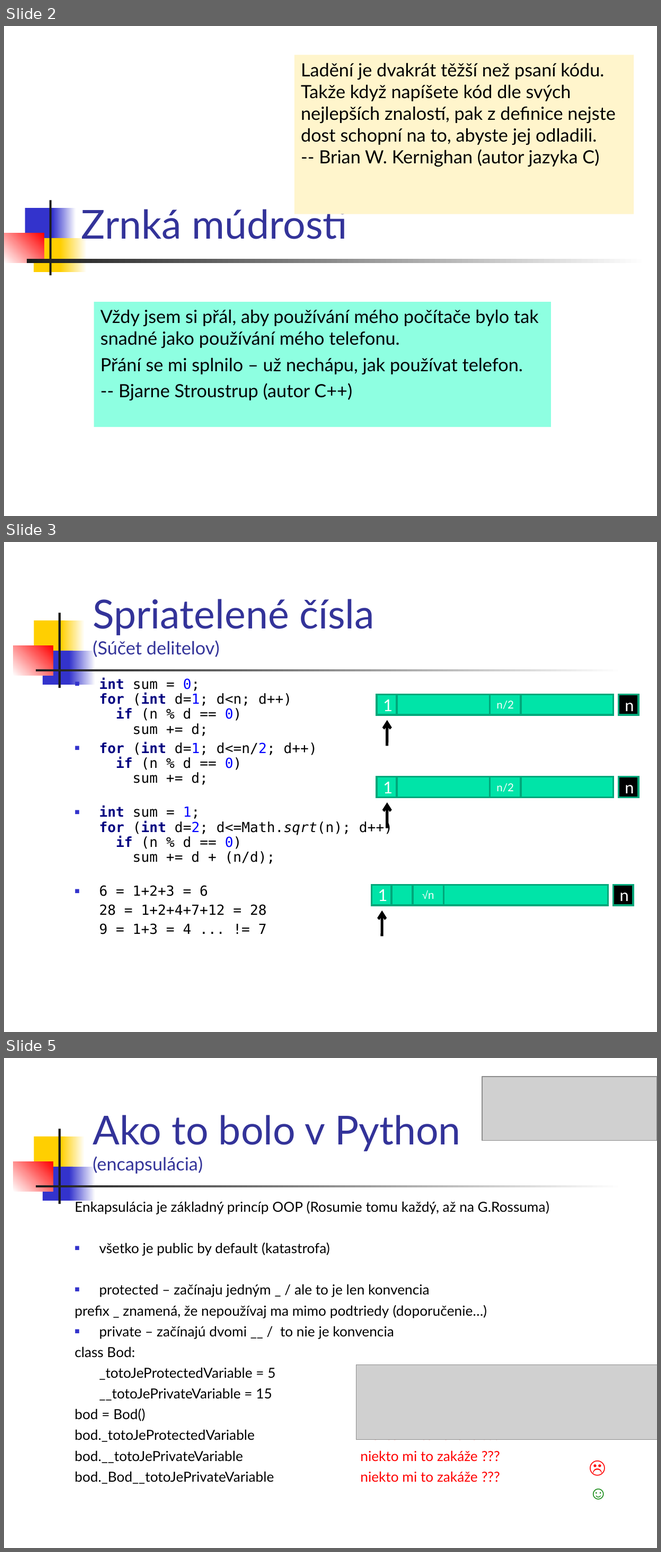
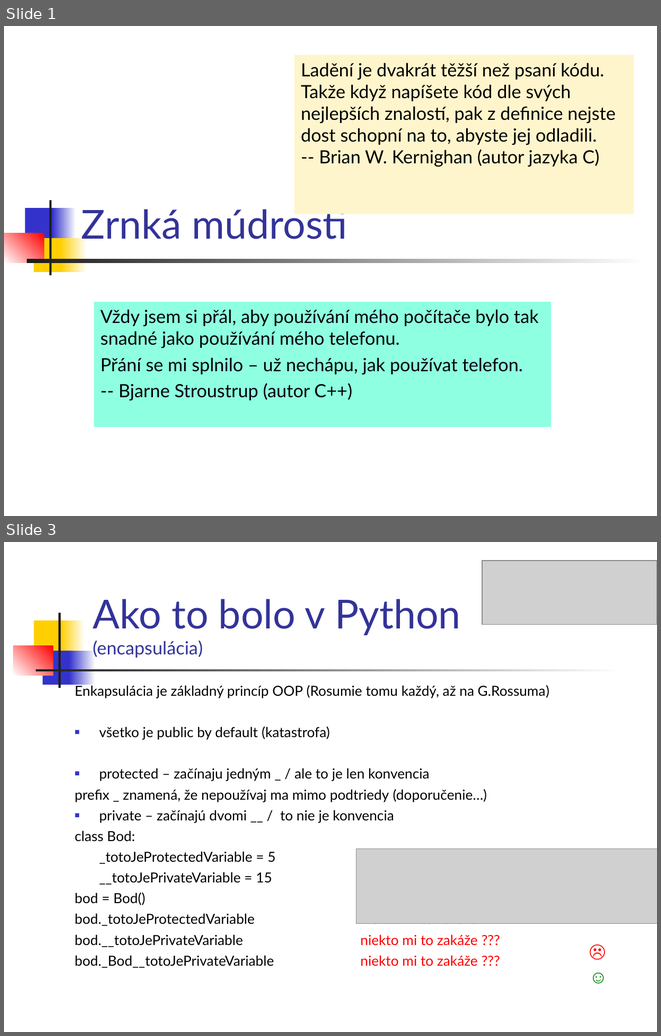
Before and after one commit to Programovanie4/Prednasky, a slide deck: 05/05_java.ppt. Shown one above the other, each under a label of ours: slides 2, 3 and 5 before the commit, slides 1 and 3 after it; the slides between them are not shown. The pictures are 661x1552 and 661x1036 pixels, drawn with LibreOffice and Linux fonts; fonts in the diff are those of the drawing; grey boxes stand for pictures. Boxes give left, top, right and bottom in pixels: in the first picture for what was removed or moved away, otherwise in the second. Text is boxed around its words. In the diff, an @@ line names an element or a change of style, - is before the commit and + after.

```diff
--- a/05/05_java.ppt
+++ b/05/05_java.ppt
@@ slide 3 removed at (4,542,657,1032), background #FFFFFF; not listed: 7 template elements that a slide beside it also shows @@
@@ title removed at (93,599,374,657) @@
-Spriatelené čísla
-(Súčet delitelov)
@@ text removed at (99,678,392,934) @@
-■ int sum = 0;
-  for (int d=1; d<n; d++)
-  if (n % d == 0)
-  sum += d;
-■ for (int d=1; d<=n/2; d++)
-  if (n % d == 0)
-  sum += d;
-■ int sum = 1;
-  for (int d=2; d<=Math.sqrt(n); d++)
-  if (n % d == 0)
-  sum += d + (n/d);
-■ 6 = 1+2+3 = 6
-28 = 1+2+4+7+12 = 28
-9 = 1+3 = 4 ... != 7
@@ rectangle removed at (377,694,613,714) @@
@@ rectangle removed at (377,694,397,714) @@
-1
@@ rectangle removed at (490,694,521,714) @@
-n/2
@@ rectangle removed at (618,694,639,714) @@
-n
@@ arrow removed from (387, 746) to (387, 720) @@
@@ rectangle removed at (377,776,613,797) @@
@@ rectangle removed at (377,776,397,797) @@
-1
@@ rectangle removed at (490,776,521,797) @@
-n/2
@@ rectangle removed at (618,776,639,797) @@
-n
@@ arrow removed from (387, 828) to (387, 803) @@
@@ rectangle removed at (372,885,608,905) @@
@@ rectangle removed at (372,885,392,905) @@
-1
@@ rectangle removed at (413,885,443,905) @@
-√n
@@ rectangle removed at (613,885,634,905) @@
-n
@@ arrow removed from (382, 936) to (382, 910) @@
@@ what was slide 2 is now slide 1 @@
@@ what was slide 5 is now slide 3 @@
```
Also in this commit, not shown: 4 slides changed, 1 slide added, 2 other slides removed, 1 other file.
